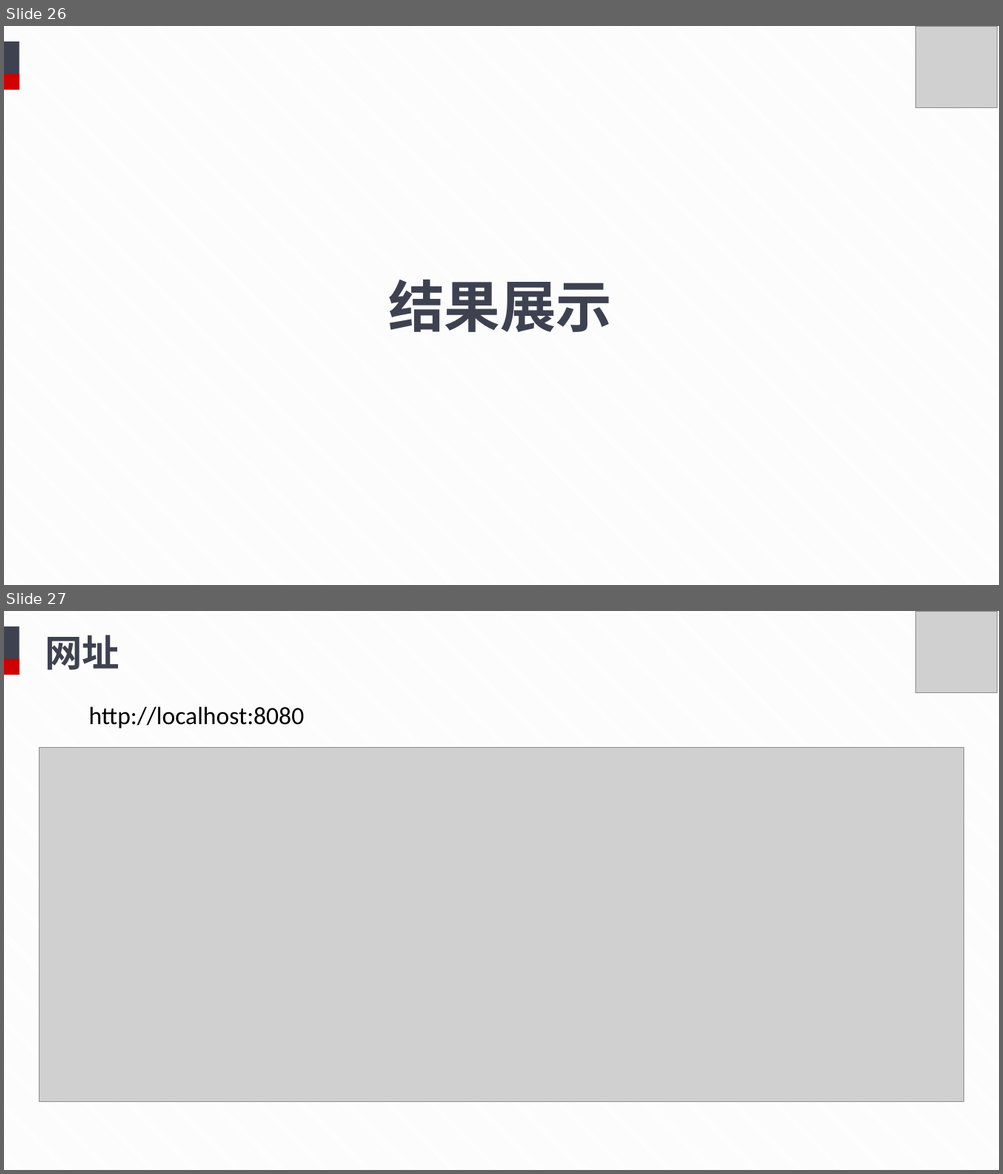
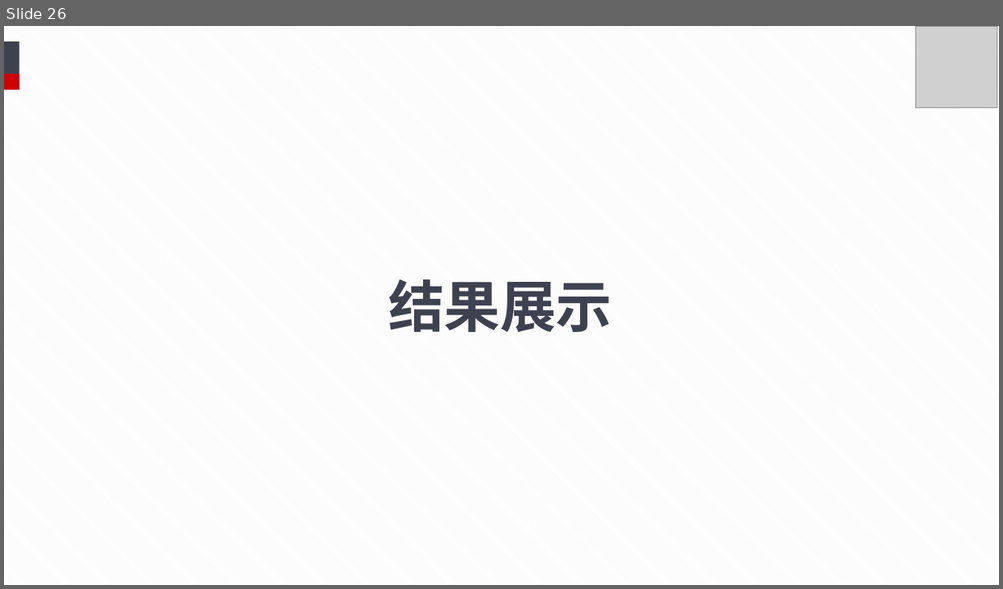
Before and after one commit to TuJin07/Relational-Algebra-Operation-System, a slide deck: doc/终期答辩.pptx. Shown one above the other, each under a label of ours: slides 26 and 27 before the commit, slide 26 after it. The pictures are 1003x1174 and 1003x589 pixels, drawn with LibreOffice and Linux fonts; fonts in the diff are those of the drawing; grey boxes stand for pictures. Boxes give left, top, right and bottom in pixels: in the first picture for what was removed or moved away, otherwise in the second. Text is boxed around its words. In the diff, an @@ line names an element or a change of style, - is before the commit and + after.

```diff
--- a/doc/终期答辩.pptx
+++ b/doc/终期答辩.pptx
@@ slide 27 removed at box(4, 611, 999, 1170), background pattern #F2F2F2 on #FFFFFF @@
@@ rectangle removed at box(4, 627, 20, 675) @@
@@ picture removed at box(916, 611, 998, 693) @@
@@ text removed at box(45, 635, 120, 670) @@
-网址
@@ rectangle removed at box(4, 659, 20, 675) @@
@@ text removed at box(89, 706, 304, 729) @@
-http://localhost:8080
@@ picture removed at box(39, 748, 965, 1102) @@
```
Also in this commit, not shown: 2 slides changed, 1 slide added.
